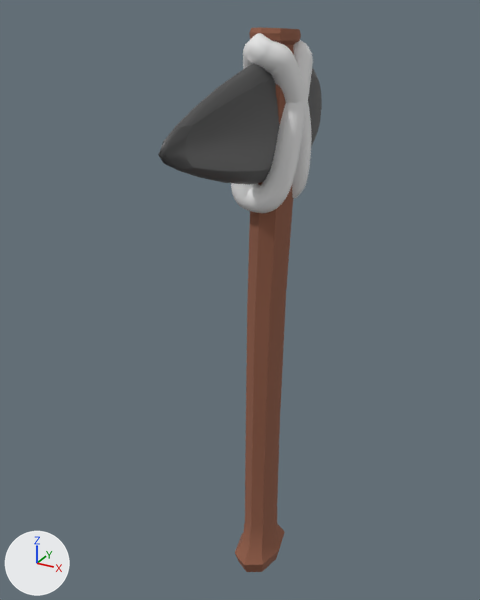
The Blender file Assets/Graphics/Models/Flint_Axe.blend as it was, and as the next commit left it.
Camera for both pictures: a camera (50 mm lens) standing at (0.799, -1.614, 0.99) and looking at (-0.059, -0.054, 0.209). The axes (+X, +Y, +Z) are drawn at lower left. The lights are the same throughout. The older version comes first.

In view in the first picture: 'Cube', 'Flint', 'Rope'.
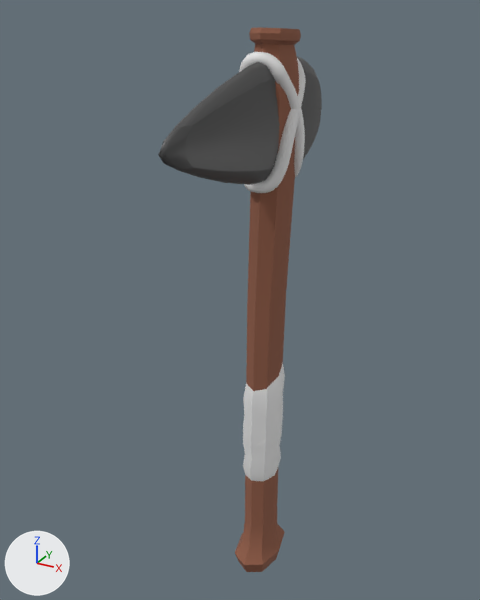
Edits to the bpy script that builds the scene:
```text
Add me_cube_003:
    me_cube_003.from_pydata(...)  # 40 vertices, 32 faces; spans x -0.056..0.056, y -0.289..-0.013, z -0.082..0.093
    me_cube_003.polygons.foreach_set('use_smooth', [True] * 32)
Add me_cube_004:
    me_cube_004.from_pydata(...)  # 48 vertices, 40 faces; spans x -0.054..0.054, y -0.429..-0.22, z -0.074..0.095
    me_cube_004.polygons.foreach_set('use_smooth', [True] * 40)
Change cu_béziercurve_002:
    where _sp = cu_béziercurve_002.splines.new('BEZIER'); _sp.bezier_points.add(4)
    remove _sp.bezier_points.foreach_set('co', [0.045, -0.0545, 0.163, 0.0565, 0.0427, -0.083, -0.0172, 0.0771, -0.199, -0.0565, 0.0463, -0.0568, -0.00108, -0.09, 0.199])
    remove _sp.bezier_points.foreach_set('handle_left', [0.0401, -0.0637, 0.185, 0.0703, 0.0236, 0.0553, 0.0111, 0.0808, -0.2, -0.0555, 0.0869, -0.196, -0.00109, -0.09, 0.199])
    remove _sp.bezier_points.foreach_set('handle_right', [0.0476, -0.0496, 0.152, 0.0432, 0.0612, -0.217, -0.0392, 0.0741, -0.198, -0.0576, 0.00808, 0.0743, 0.0108, -0.0776, 0.171])
    add _sp.bezier_points.foreach_set('co', [0.0424, -0.0301, 0.832, 0.0533, 0.0652, 0.643, -0.000104, 0.109, 0.557, -0.0493, 0.063, 0.648, 0.00146, -0.0502, 0.871])
    add _sp.bezier_points.foreach_set('handle_left', [0.0378, -0.0391, 0.849, 0.0663, 0.0464, 0.749, 0.0199, 0.119, 0.546, -0.0434, 0.0901, 0.597, -0.0659, -0.0847, 0.886])
    add _sp.bezier_points.foreach_set('handle_right', [0.0448, -0.0253, 0.823, 0.047, 0.0742, 0.592, -0.0228, 0.0981, 0.57, -0.0603, 0.013, 0.742, 0.0254, -0.038, 0.866])
    where _sp = cu_béziercurve_002.splines.new('BEZIER'); _sp.bezier_points.add(4)
    add _sp.bezier_points.foreach_set('radius', [0.477, 0.477, 0.477, 0.477, 0.477])
    where _sp = cu_béziercurve_002.splines.new('BEZIER'); _sp.bezier_points.add(4)
    remove _sp.bezier_points.foreach_set('co', [0.045, 0.0545, 0.163, 0.0565, -0.0427, -0.083, -0.0172, -0.0771, -0.199, -0.0565, -0.0463, -0.0568, -0.00108, 0.09, 0.199])
    remove _sp.bezier_points.foreach_set('handle_left', [0.0401, 0.0637, 0.185, 0.0703, -0.0236, 0.0553, 0.0111, -0.0808, -0.2, -0.0555, -0.0869, -0.196, -0.00109, 0.09, 0.199])
    remove _sp.bezier_points.foreach_set('handle_right', [0.0476, 0.0496, 0.152, 0.0432, -0.0612, -0.217, -0.0392, -0.0741, -0.198, -0.0576, -0.00808, 0.0743, 0.0108, 0.0776, 0.171])
    add _sp.bezier_points.foreach_set('co', [0.0419, 0.0836, 0.814, 0.0533, -0.0185, 0.643, -0.0166, -0.0522, 0.554, -0.0564, 0.0118, 0.688, -0.00487, 0.103, 0.865])
    add _sp.bezier_points.foreach_set('handle_left', [0.0336, 0.0922, 0.835, 0.0663, 0.000165, 0.749, 0.0102, -0.0559, 0.553, -0.0549, -0.0287, 0.58, -0.0318, 0.111, 0.873])
    add _sp.bezier_points.foreach_set('handle_right', [0.0455, 0.0798, 0.804, 0.0407, -0.0367, 0.54, -0.0375, -0.0493, 0.555, -0.0578, 0.0489, 0.787, 0.0241, 0.0932, 0.856])
    where _sp = cu_béziercurve_002.splines.new('BEZIER'); _sp.bezier_points.add(4)
    add _sp.bezier_points.foreach_set('radius', [0.477, 0.477, 0.477, 0.477, 0.477])
Change ob_rope:
    ob_rope.scale: (0.948, 0.98, 0.948) -> (1.0, 1.0, 1.0)
    ob_rope.location: (0.0, 0.023, 0.708) -> (0.0, 0.0, 0.0)
Add ob_ropes_1:
    ob_ropes_1 = bpy.data.objects.new('Ropes ', me_cube_003)
    ob_ropes_1.location = (0.0, 0.0, 0.0)
    ob_ropes_1.rotation_euler = (1.571, 0.0, 0.0)  # degrees (90, 0, 0)
Add ob_ropes:
    ob_ropes = bpy.data.objects.new('Ropes', me_cube_004)
    ob_ropes.location = (0.0, 0.0, 0.0)
    ob_ropes.rotation_euler = (1.571, 0.0, 0.0)  # degrees (90, 0, 0)
```

Location of each change, [x1, y1, x2, y2] in pixels of the pictures (480 x 600 px):
'Rope', reshaped, moved, rescaled (18% narrower, 22% shorter): before [231, 33, 313, 213]; after [239, 52, 306, 193]
'Ropes ', added: after [243, 363, 285, 453]
'Ropes', added: after [243, 427, 282, 481]
